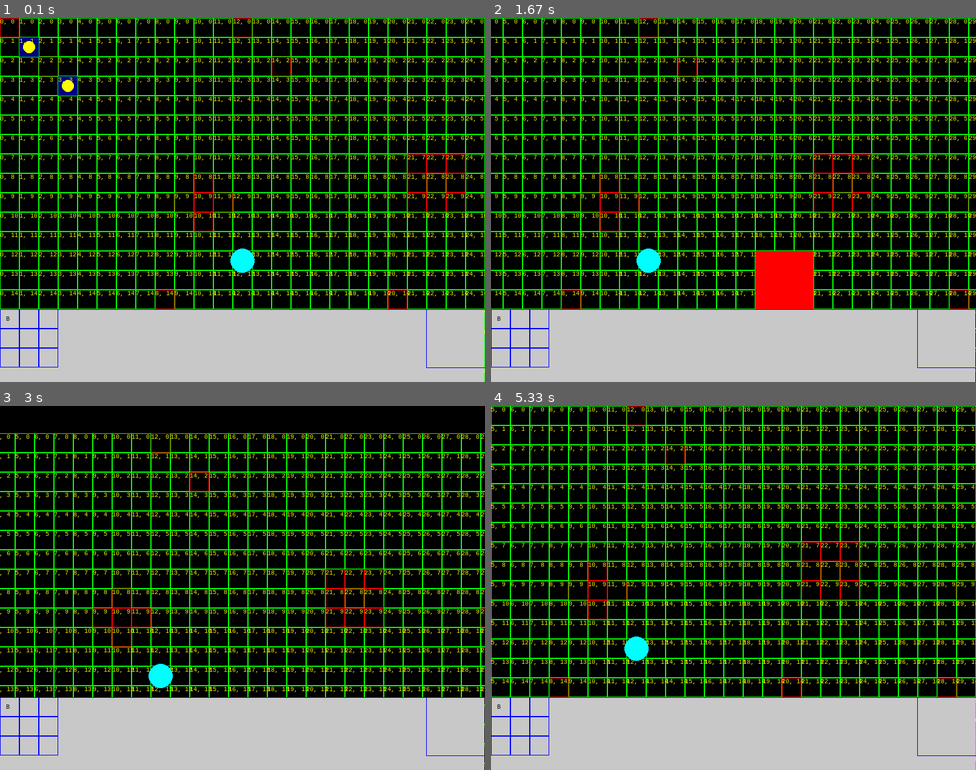
Above: before the commit, frames 1-4 (two rows, left to right).
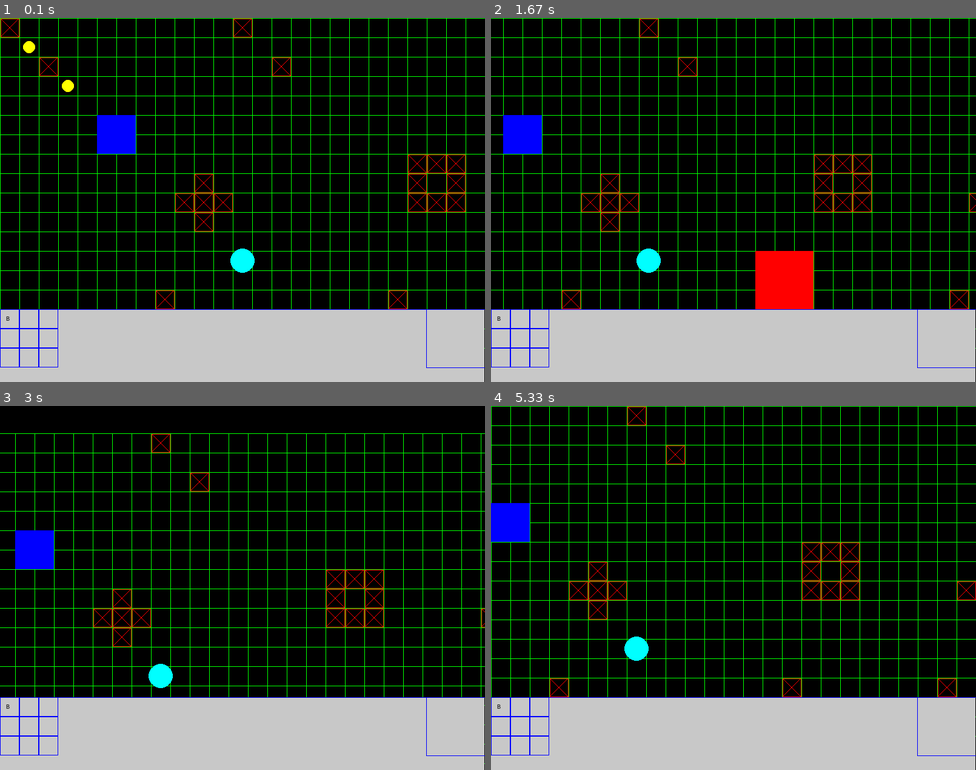
Above: after the commit, the same moments.

Repository: Xitog/tallentaa
Game: pygame game, started from projet_rts/python/rts.py
Same seed, same stepped clock (60 frames per second), same inputs: the game is played once before the commit and once after it.
Inputs (mouse positions are in pixels of both pictures, inside the frame that each line leads up to):
- Up to frame 1 (0.1 s): no input
- Up to frame 2 (1.67 s): hold B 0.33-0.8 s; hold Right 0.33-0.8 s; move the mouse to (714, 214) at 0.37 s; click (617, 203) at 0.88 s; hold Right 1.17-1.63 s; click (782, 280) at 1.25 s
- Up to frame 3 (3 s): hold Up 1.67-1.97 s; click (92, 675) at 1.75 s; tap B at 1.82 s; hold Right 2-2.47 s; click (300, 620) at 2.08 s; hold Left from 2.5 s (still down); click (252, 464) at 2.58 s
- Up to frame 4 (5.33 s): release Left at 3.03 s; hold Down 3.07-3.37 s; click (558, 577) at 3.15 s; tap B at 3.22, 4.38 s; hold Left 3.4-3.8 s; click (733, 631) at 3.48 s; hold Up 3.83-4.2 s; click (917, 726) at 3.92 s; hold Right 4.23-4.87 s; click (665, 511) at 4.32 s; hold Down 4.9-5.27 s; click (859, 555) at 4.98 s; hold Left from 5.3 s (still down)

The runs differ from the first frame. In frame 1, 11% of the frame differs, in the area x 0-100%, y 0-100%; in frame 2, 11%; in frame 3, 10%; in frame 4, 11%.

Commit message:
Début d'ajout des bâtiments dans RTS
Début d'ajout des bâtiments dans RTS
Parce que j'ai fait toute la mécanique graphique d'interface pour en
construire un, mais pas la mécanique du jeu ! Au boulot... Bon c'est
assez basique il faut vérifier le mécanisme de sélection. Plus compléter
la construction, plus qu'à faire un create_building dans l'interface !

Diff:
--- a/projet_rts/python/rts.py
+++ b/projet_rts/python/rts.py
@@ -24,8 +24,8 @@
 HALF_RED = Color(128, 0, 0)
 HALF_BLUE = Color(0, 0, 128)
 
-UnitType = namedtuple("UnitType", "size range life dom speed")  # or ['size', 'range', 'life', 'dom']
-
+UnitType = namedtuple("UnitType", "size range life dom speed reload")  # or ['size', 'range', 'life', 'dom']
+BuildingType = namedtuple("BuildingType", "size range life dom speed reload type")
 
 class Camera:
     def __init__(self, width, height, scroll, player):
@@ -210,6 +210,7 @@
         for u in self.player.world.units:
             if not u.update():
                 self.player.world.units.remove(u)
+                print("deleting unit")
                 del u
 
         self.player.world.particles.update()
@@ -223,18 +224,24 @@
             for xx in range(0, self.player.world.size32.x):
                 r = self.player.world.world_map[xx][yy]
                 if r == 1:
-                    pygame.draw.rect(self.screen, RED, (xx * 32 + self.x, yy * 32 + self.y, 32, 32), 1)
-                else:
-                    pygame.draw.rect(self.screen, GREEN, (xx * 32 + self.x, yy * 32 + self.y, 32, 32), 1)
+                    pygame.draw.rect(self.screen, RED, (xx * 32 + self.x +1, yy * 32 + self.y +1, 32-1, 32-1), 1)
+                    pygame.draw.line(self.screen, RED, (xx * 32 + self.x, yy * 32 + self.y), (xx * 32 + self.x + 31, yy * 32 + self.y + 31)),
+                    pygame.draw.line(self.screen, RED, (xx * 32 + self.x, yy * 32 + self.y + 31), (xx * 32 + self.x + 31, yy * 32 + self.y)),
+                # else:
+                    # pygame.draw.rect(self.screen, GREEN, (xx * 32 + self.x, yy * 32 + self.y, 32+1, 32+1), 1)
+                pygame.draw.line(self.screen, GREEN, (xx * 32 + self.x, yy * 32 + self.y), (xx * 32 + self.x + 32, yy * 32 + self.y)),
+                pygame.draw.line(self.screen, GREEN, (xx * 32 + self.x, yy * 32 + self.y), (xx * 32 + self.x, yy * 32 + self.y + 32)),
                 u = self.player.world.unit_map[xx][yy]
                 if u == 0:
-                    pass
+                    pass # Empty
                 elif u[0] == -1:
-                    pygame.draw.rect(self.screen, HALF_RED, (xx * 32 + self.x, yy * 32 + self.y, 32, 32), 0)
-                else:
-                    pygame.draw.rect(self.screen, HALF_BLUE, (xx * 32 + self.x, yy * 32 + self.y, 32, 32), 0)
-                label = self.font.render(str(xx) + ", " + str(yy), 1, (255, 255, 0))
-                self.screen.blit(label, (int(xx * 32 + self.x), int(yy * 32 + self.y)))
+                    pygame.draw.rect(self.screen, HALF_RED, (xx * 32 + self.x +1, yy * 32 + self.y +1, 32-1, 32-1), 0)
+                elif u[1] == 1:
+                    pygame.draw.rect(self.screen, HALF_BLUE, (xx * 32 + self.x +1, yy * 32 + self.y +1, 32-1, 32-1), 0)
+                elif u[1] == 2:
+                    pass # Building
+                # label = self.font.render(str(xx) + ", " + str(yy), 1, (255, 255, 0))
+                # self.screen.blit(label, (int(xx * 32 + self.x), int(yy * 32 + self.y)))
 
         if self.mode == 'normal':
             if self.SELECT_R:
@@ -256,30 +263,39 @@
                                               self.build_size.y*32), 0)
 
         for u in self.player.world.units:
-            if u in self.selected:
-                c = BLUE
-                if u.player != self.player:
-                    c = RED
-                if len(u.orders) > 0:
-                    lx = u.real_x
-                    ly = u.real_y
-                    for o in u.orders:
-                        if o.kind == 'go':
-                            pygame.draw.circle(self.screen, c, (self.x2r(o.x), self.y2r(o.y)), 5, 0)
-                            pygame.draw.line(self.screen, c, (lx + self.x, ly + self.y), (self.x2r(o.x), self.y2r(o.y)),
-                                             1)
-                            lx = o.x
-                            ly = o.y
-                        elif o.kind == 'attack':
-                            pygame.draw.circle(self.screen, RED, (o.target.x*32+16 + self.x, o.target.y*32+16 + self.y),
-                                               5, 0)
-                            pygame.draw.line(self.screen, RED, (lx + self.x, ly + self.y),
-                                             (o.target.x*32+16 + self.x, o.target.y*32+16 + self.y), 1)
-                            lx = o.target.x
-                            ly = o.target.y
+            if type(u).__name__ == 'Building':
+                for ix in range(u.x, u.x+u.w):
+                    for iy in range(u.y, u.y+u.h):
+                        #print(ix, iy, ix * 32 + self.x, iy * 32 + self.y)
+                        if u in self.selected:
+                            pygame.draw.rect(self.screen, Color(255, 0, 0), (ix * 32 + self.x, iy * 32 + self.y, 32, 32), 0)
+                        else:
+                            pygame.draw.rect(self.screen, Color(0, 0, 255), (ix * 32 + self.x, iy * 32 + self.y, 32, 32), 0)
             else:
-                c = u.player.color
-            pygame.draw.circle(self.screen, c, (u.real_x + self.x, u.real_y + self.y), u.size, 0)
+                if u in self.selected:
+                    c = GREEN
+                    # if u.player != self.player:
+                    #     c = RED
+                    if len(u.orders) > 0:
+                        lx = u.real_x
+                        ly = u.real_y
+                        for o in u.orders:
+                            if o.kind == 'go':
+                                pygame.draw.circle(self.screen, c, (self.x2r(o.x), self.y2r(o.y)), 5, 0)
+                                pygame.draw.line(self.screen, c, (lx + self.x, ly + self.y), (self.x2r(o.x), self.y2r(o.y)),
+                                                 1)
+                                lx = o.x
+                                ly = o.y
+                            elif o.kind == 'attack':
+                                pygame.draw.circle(self.screen, RED, (o.target.x*32+16 + self.x, o.target.y*32+16 + self.y),
+                                                   5, 0)
+                                pygame.draw.line(self.screen, RED, (lx + self.x, ly + self.y),
+                                                 (o.target.x*32+16 + self.x, o.target.y*32+16 + self.y), 1)
+                                lx = o.target.x
+                                ly = o.target.y
+                else:
+                    c = u.player.color
+                pygame.draw.circle(self.screen, c, (u.real_x + self.x, u.real_y + self.y), u.size, 0)
 
         for p in self.player.world.particles.core:
             pygame.draw.circle(self.screen, RED, (p.x + self.x, p.y + self.y), 3, 0)
@@ -402,31 +418,47 @@
         self.name = name
         self.world = world
         self.players = {}
-        self.unit_type = {"soldier": UnitType(size=10, range=100, life=100, dom=5, speed=8),
-                          "elite": UnitType(size=10, range=150, life=100, dom=10, speed=8),
-                          "big": UnitType(size=20, range=30, life=300, dom=20, speed=8)}
+        self.unit_type = {"soldier": UnitType(size=10, range=100, life=100, dom=5, speed=8, reload=50),
+                          "elite": UnitType(size=10, range=150, life=100, dom=10, speed=8, reload=50),
+                          "big": UnitType(size=20, range=30, life=300, dom=20, speed=8, reload=50)}
+        self.building_type = {"mine": BuildingType(size=(2,2), range=20, life=300, dom=0, speed=0, reload=0, type=1)}
 
     def create_player(self, name, player_color):
+        print("creating player")
         if name in self.players:
             raise Exception("Already a player with this name")
         self.players[name] = Player(self, name, player_color)
 
     def create_unit(self, player_name, x, y, unit_type_name):
+        print("creating unit")
         p = self.get_player_by_name(player_name)
-        ut = self.unit_type_by_name(unit_type_name)
-        if not self.world.is_valid(x, y):
-            raise Exception("False coordinates : " + x + ", " + y)
-        self.world.units.append(Unit(p, x, y, ut.size, ut.range, ut.life, ut.dom, ut.speed))
+        ut = self.get_unit_type_by_name(unit_type_name)
+        if not self.world.is_valid(x, y) or not self.world.is_empty(x,y):
+            raise Exception("False or not empty coordinates : " + x + ", " + y)
+        self.world.units.append(Unit(unit_type_name, p, x, y, ut.size, ut.range, ut.life, ut.dom, ut.speed))
+
+    def create_building(self, player_name, x, y, building_type_name):
+        print("creating building")
+        p = self.get_player_by_name(player_name)
+        bt = self.get_building_type_by_name(building_type_name)
+        if not self.world.is_valid_zone(x, y, bt.size[0], bt.size[1]) or not self.world.is_empty_zone(x, y, bt.size[0], bt.size[1]):
+            raise Exception("False or not empty coordinates : " + x + ", " + y)
+        self.world.units.append(Building(building_type_name, p, x, y, bt.size[1], bt.size[0], bt.range, bt.life, bt.dom, bt.speed, bt.reload))
 
     def get_player_by_name(self, player_name):
         if player_name not in self.players:
             raise Exception("Unknown player : " + player_name)
         return self.players[player_name]
 
-    def unit_type_by_name(self, unit_type_name):  # TODO get_ ?
+    def get_unit_type_by_name(self, unit_type_name):
         if unit_type_name not in self.unit_type:
             raise Exception("Unknown unit type : " + unit_type_name)
         return self.unit_type[unit_type_name]
+
+    def get_building_type_by_name(self, building_type_name):
+        if building_type_name not in self.building_type:
+            raise Exception("Unknown building type : " + building_type_name)
+        return self.building_type[building_type_name]
 
 
 class Player:
@@ -475,19 +507,55 @@
         return "[" + str(self.x) + ", " + str(self.y) + "]"
 
 
+class Building:
+
+    def __init__(self, bname, player, x, y, h, w, b_range, life, dom, speed, reload=50):
+        self.bname = bname
+        self.player = player
+        self.x = x
+        self.y = y
+        self.h = h
+        self.w = w
+        self.b_range = b_range
+        self.life = life
+        self.dom = dom
+        self.speed = speed
+        self.reload = reload
+
+        self.orders = []
+        for i in range(x, x+w):
+            for j in range(y, y+h):
+                self.player.world.unit_map[i][j] = (2, self) # STILL, BUILDING
+
+    def __str__(self):
+        return str(id(self)) + ' (' + self.bname + ')'
+
+    def update(self):
+        return True # Very Important
+
+    def order(self, o):
+        self.orders = [o]
+
+    def add_order(self, o):
+        self.orders.append(o)
+
+
 class Unit:
-    def __init__(self, player, x, y, size, u_range, life, dom, speed, reload=50):
+
+    def __init__(self, uname, player, x, y, size, u_range, life, dom, speed, reload=50):
+        self.uname = uname
         self.player = player
         self.real_x = x * 32 + 16
         self.real_y = y * 32 + 16
         self.x = x
         self.y = y
         self.size = size
-        self.orders = []
         self.range = u_range
         self.life = life
         self.dom = dom
         self.reload = reload
+
+        self.orders = []
         self.cpt = 0
         self.cpt_move = 0
         self.speed_move = 1
@@ -501,7 +569,7 @@
         self.previous32 = None
 
     def __str__(self):
-        return str(id(self))
+        return str(id(self)) + ' (' + self.uname + ')'
 
     def update(self):
         self.player.world.unit_map[self.x][self.y] = 0
@@ -529,7 +597,7 @@
                         del self.orders[0]
                 else:
                     self.cpt -= 1
-        self.player.world.unit_map[self.x][self.y] = (1, self)
+        self.player.world.unit_map[self.x][self.y] = (1, self) # CODE: STILL, UNIT
         return True
 
     def order(self, o):
@@ -611,7 +679,7 @@
 
             if self.player.world.is_empty(n_x, n_y):
                 self.destination = Pair(n_x * 32 + 16, n_y * 32 + 16)
-                self.player.world.unit_map[n_x][n_y] = (-1, self)
+                self.player.world.unit_map[n_x][n_y] = (-1, self) # CODE: IN MOVEMENT
 
         if self.destination is not None and self.transition is None:
             self.transition = Pair(self.x * 32 + 16, self.y * 32 + 16)
@@ -718,6 +786,7 @@
     g.create_unit("Bob", 1, 1, "soldier")
     g.create_unit("Bob", 3, 3, "elite")
     g.create_unit("Henry", 12, 12, "big")
+    g.create_building("Bob", 5, 5, "mine")
 
     return Camera(800, 600, 5, g.get_player_by_name("Bob"))  # x, y, scroll, player
 
